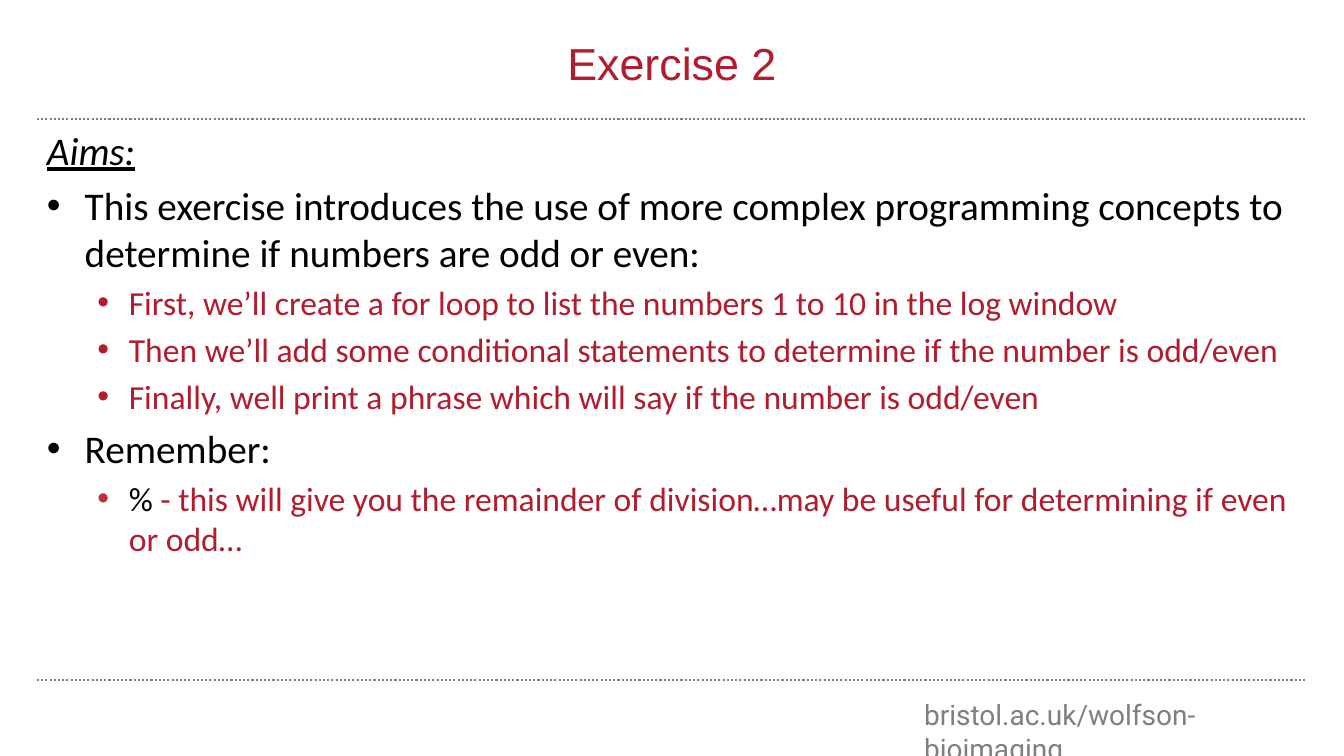
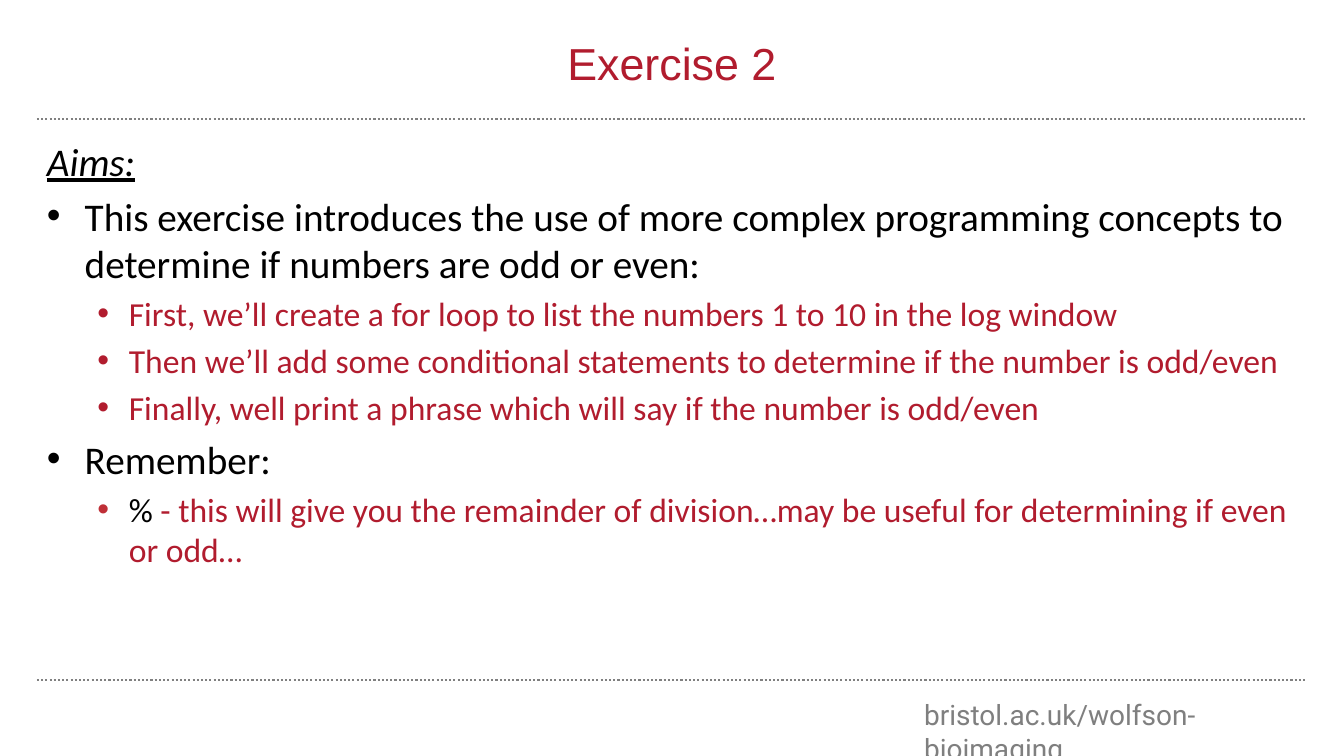
Before and after one commit to wbif-bristol/ImageJ-Fiji-Level-2-course, a slide deck: slide 37 of ImageJ_FIJI_Macro_Course_Lecture.pptx. Drawn at 1344x756 pixels with LibreOffice and Linux fonts; fonts in the diff are those of the drawing; background and template pictures are left out. Boxes give left, top, right and bottom in pixels: in the first picture for what was removed or moved away, otherwise in the second. Text is boxed around its words. In the diff, an @@ line names an element or a change of style, - is before the commit and + after.

```diff
--- a/ImageJ_FIJI_Macro_Course_Lecture.pptx
+++ b/ImageJ_FIJI_Macro_Course_Lecture.pptx
@@ text "Aims:": place and size @@
-text "Aims:" at (47,138,1287,552)
+text "Aims:" at (47,149,1287,563)
```
Also in this commit, not shown: 1 other slide changed, 25 other files.
